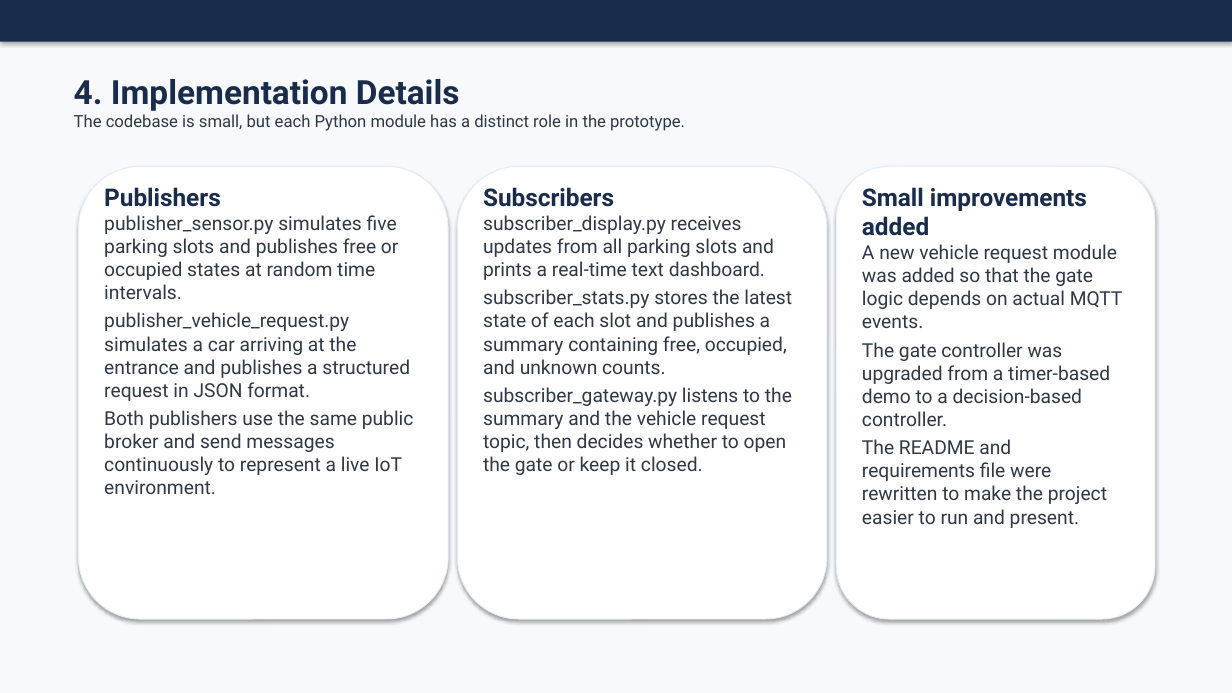
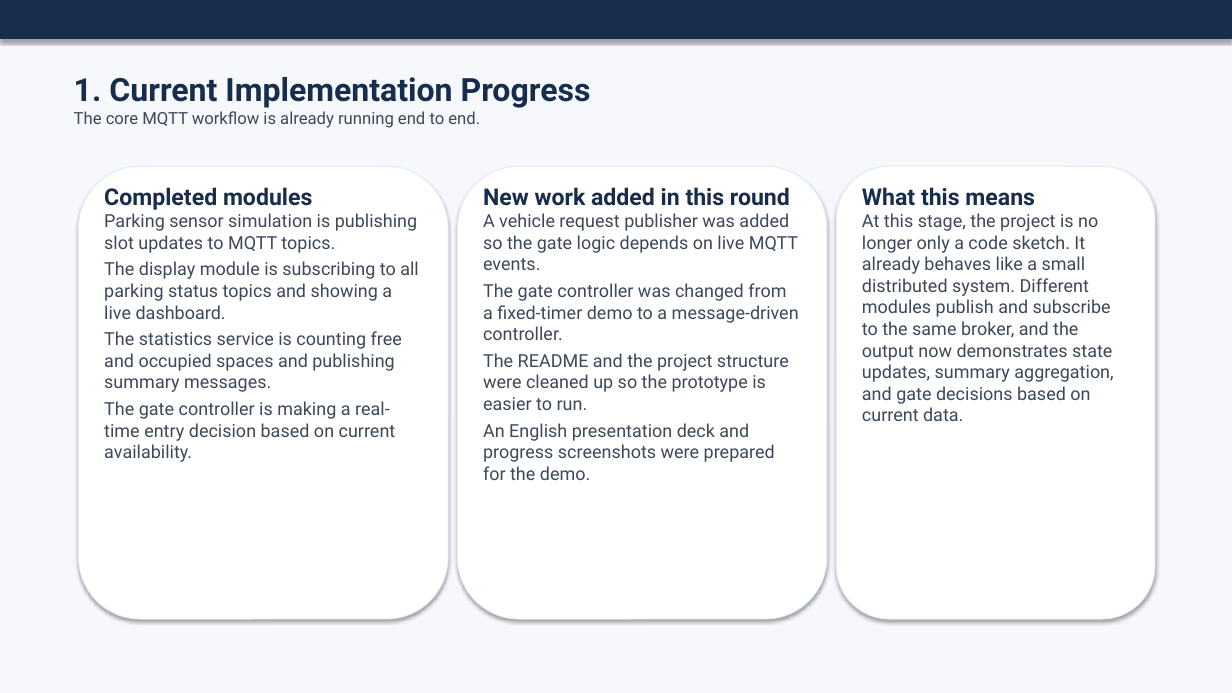
Before and after one commit to liubaohong001-cyber/-, a slide deck: slide 2 of presentation/Smart_Parking_MQTT_Presentation_EN.pptx (slide 5 before the commit). Drawn at 1232x693 pixels with LibreOffice and Linux fonts; fonts in the diff are those of the drawing. Boxes give left, top, right and bottom in pixels: in the first picture for what was removed or moved away, otherwise in the second. Text is boxed around its words. In the diff, an @@ line names an element or a change of style, - is before the commit and + after.

Commit message:
Add live demo screenshots to progress presentation

```diff
--- a/presentation/Smart_Parking_MQTT_Presentation_EN.pptx
+++ b/presentation/Smart_Parking_MQTT_Presentation_EN.pptx
@@ background #F7F9FC to #F6F8FC @@
@@ rectangle at (0,0,1232,39): fill #192C4C to #182C4C @@
@@ text at (74,77,591,128): text changed; text colour #2E3846 to #3D4858 @@
-4. Implementation Details
-The codebase is small, but each Python module has a distinct role in the prototype.
+1. Current Implementation Progress
+The core MQTT workflow is already running end to end.
@@ text at (104,187,419,462): text changed; size 15 to 14 pt; text colour #2E3846 to #3D4858 @@
-Publishers
-publisher_sensor.py simulates five parking slots and publishes free or occupied states at random time intervals.
-publisher_vehicle_request.py simulates a car arriving at the entrance and publishes a structured request in JSON format.
-Both publishers use the same public broker and send messages continuously to represent a live IoT environment.
+Completed modules
+Parking sensor simulation is publishing slot updates to MQTT topics.
+The display module is subscribing to all parking status topics and showing a live dashboard.
+The statistics service is counting free and occupied spaces and publishing summary messages.
+The gate controller is making a real-time entry decision based on current availability.
@@ text at (483,187,799,480): text changed; size 15 to 14 pt; text colour #2E3846 to #3D4858 @@
-Subscribers
-subscriber_display.py receives updates from all parking slots and prints a real-time text dashboard.
-subscriber_stats.py stores the latest state of each slot and publishes a summary containing free, occupied, and unknown counts.
-subscriber_gateway.py listens to the summary and the vehicle request topic, then decides whether to open the gate or keep it closed.
+New work added in this round
+A vehicle request publisher was added so the gate logic depends on live MQTT events.
+The gate controller was changed from a fixed-timer demo to a message-driven controller.
+The README and the project structure were cleaned up so the prototype is easier to run.
+An English presentation deck and progress screenshots were prepared for the demo.
@@ text at (862,187,1113,421): text changed; size 15 to 14 pt; text colour #2E3846 to #3D4858 @@
-Small improvements added
-A new vehicle request module was added so that the gate logic depends on actual MQTT events.
-The gate controller was upgraded from a timer-based demo to a decision-based controller.
-The README and requirements file were rewritten to make the project easier to run and present.
+What this means
+At this stage, the project is no longer only a code sketch. It already behaves like a small distributed system. Different modules publish and subscribe to the same broker, and the output now demonstrates state updates, summary aggregation, and gate decisions based on current data.
```
Also in this commit, not shown: 5 slides added, 7 slides removed, 8 other files.
